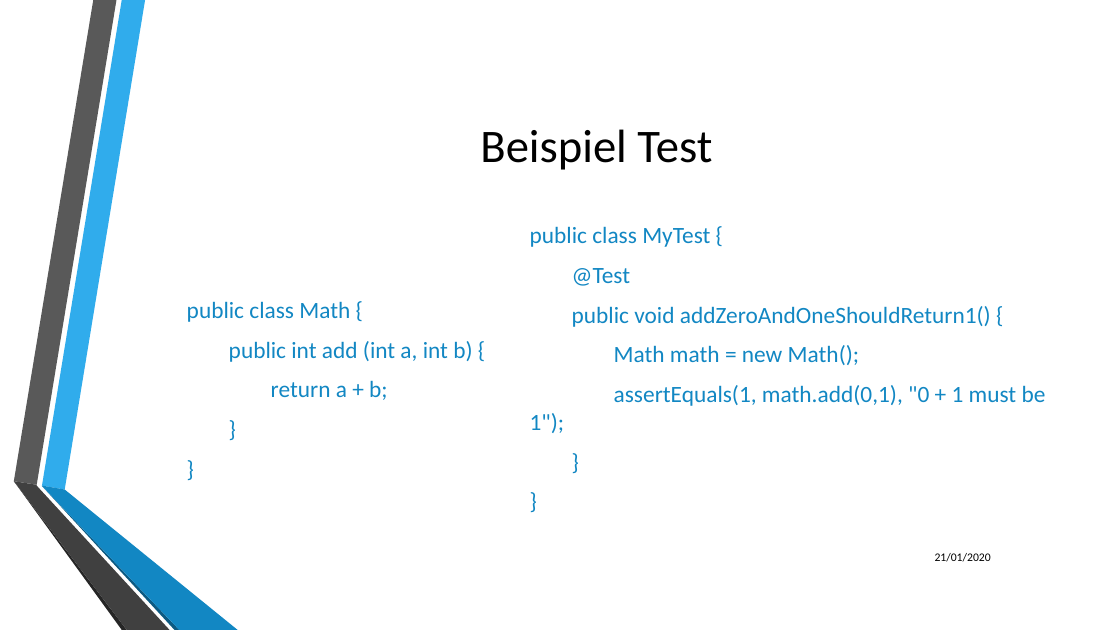
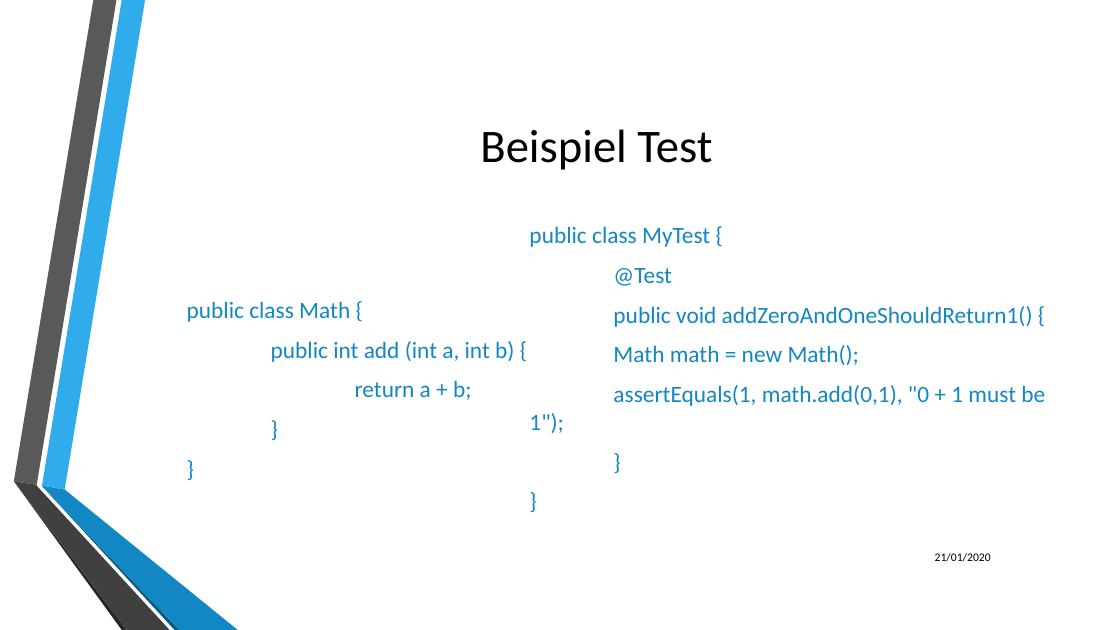
Before and after one commit to LukasKiederle/seminar-coq, a slide deck: slide 3 of final-presentation.pptx. Drawn at 1120x630 pixels with LibreOffice and Linux fonts; fonts in the diff are those of the drawing; background and template pictures are left out. Boxes give left, top, right and bottom in pixels: in the first picture for what was removed or moved away, otherwise in the second. Text is boxed around its words. In the diff, an @@ line names an element or a change of style, - is before the commit and + after.

```diff
--- a/final-presentation.pptx
+++ b/final-presentation.pptx
@@ text "public class MyTest {" at box(529, 226, 1045, 406): list level 2 to 1 in "public class MyTest {"; list level 2 to 1 in "@Test"; list level 2 to 1 in "public void addZeroAndOneShouldReturn1() {"; list level 2 to 1 in "Math math = new Math();"; list level 2 to 1 in "assertEquals(1, math.add(0,1), "0 + 1 ..."; list level 2 to 1 in "}" @@
@@ text "public class Math {" at box(187, 301, 514, 400): list level 2 to 1 in "public class Math {"; list level 2 to 1 in "public int add (int a, ..."; list level 2 to 1 in "return a + b;"; list level 2 to 1 in "}" @@
```
Also in this commit, not shown: 11 other slides changed.
